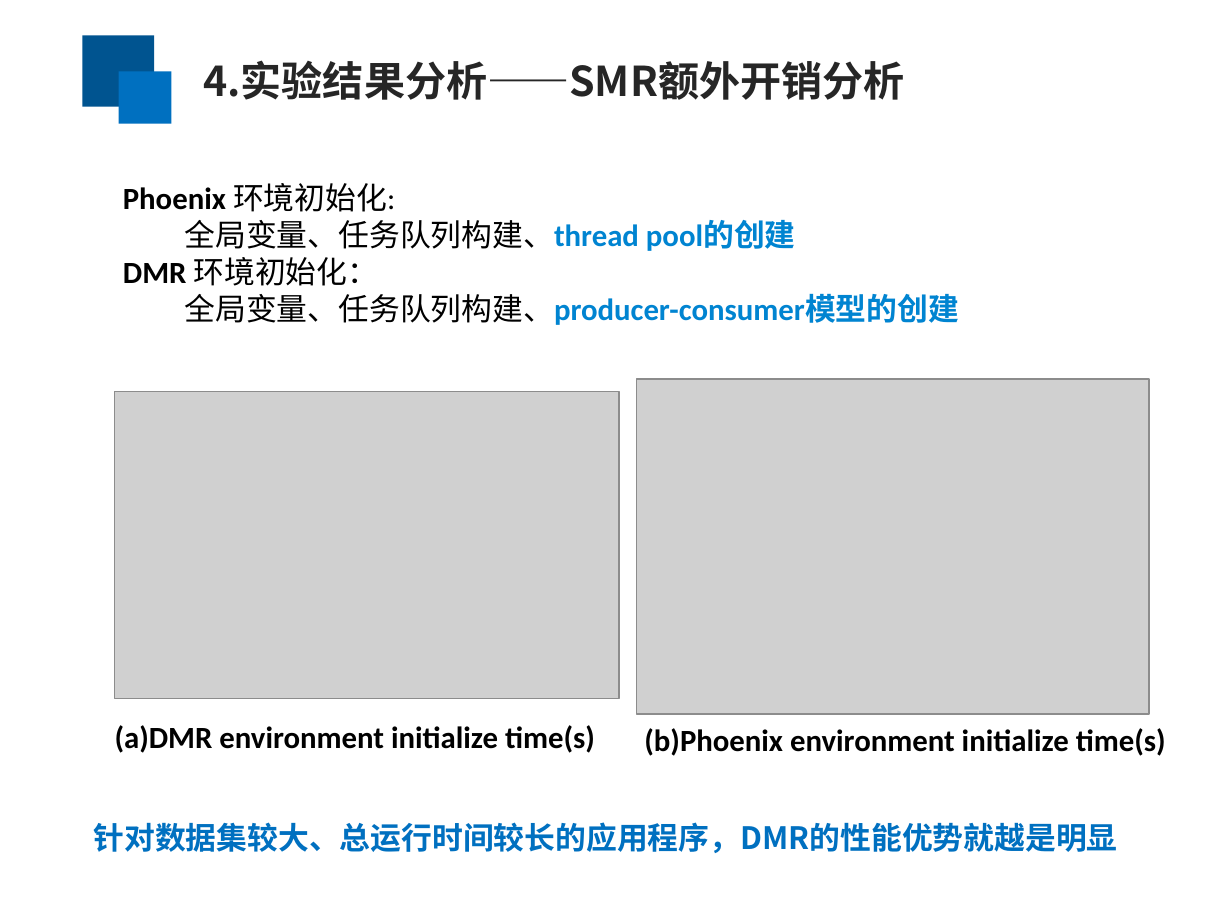
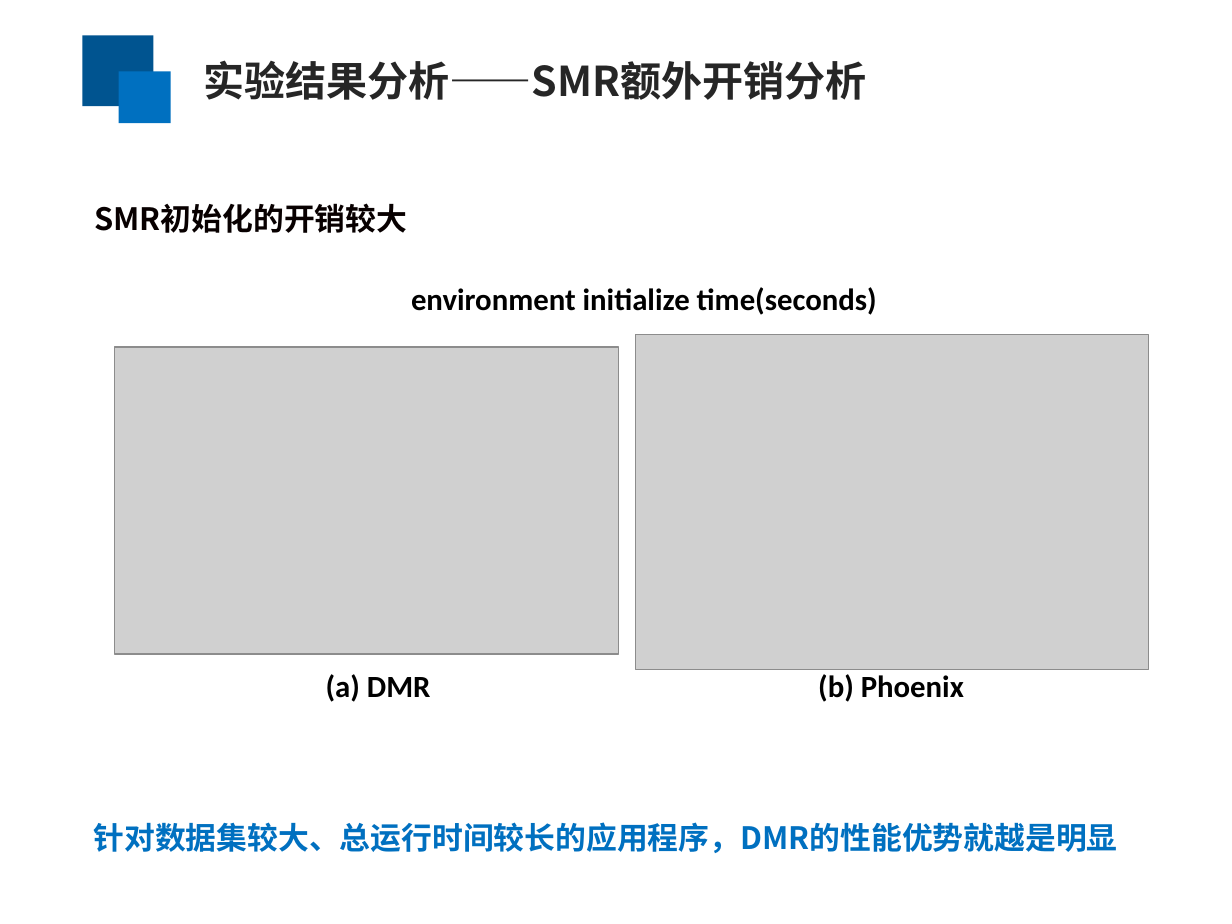
Before and after one commit to yufenyu/work, a slide deck: slide 18 of dmr_paper/paper/chinaSys-2016.ppt (slide 16 before the commit). Drawn at 1232x924 pixels with LibreOffice and Linux fonts; fonts in the diff are those of the drawing; grey boxes stand for pictures. Boxes give left, top, right and bottom in pixels: in the first picture for what was removed or moved away, otherwise in the second. Text is boxed around its words. In the diff, an @@ line names an element or a change of style, - is before the commit and + after.

```diff
--- a/dmr_paper/paper/chinaSys-2016.ppt
+++ b/dmr_paper/paper/chinaSys-2016.ppt
@@ text at box(203, 60, 867, 100): text changed @@
-4.实验结果分析——SMR额外开销分析
+实验结果分析——SMR额外开销分析
@@ text added at box(94, 203, 407, 233), 18 pt, text #080000, bold @@
+SMR初始化的开销较大
@@ text removed at box(123, 183, 959, 325) @@
-Phoenix 环境初始化:
-全局变量、任务队列构建、thread pool的创建
-DMR 环境初始化：
-全局变量、任务队列构建、producer-consumer模型的创建
@@ text at box(411, 287, 877, 315): text changed @@
-(a)DMR environment initialize time(s)
+environment initialize time(seconds)
@@ picture: place and size @@
-picture at box(115, 392, 618, 699)
+picture at box(115, 347, 618, 654)
@@ picture: place and size @@
-picture at box(636, 379, 1148, 715)
+picture at box(636, 335, 1148, 670)
@@ text added at box(326, 674, 431, 702), 18 pt, text #000000, bold @@
+(a) DMR
@@ text at box(818, 674, 964, 702): text changed @@
-(b)Phoenix environment initialize time(s)
+(b) Phoenix
```
Also in this commit, not shown: 8 other slides changed, 8 slides added, 6 slides removed.
